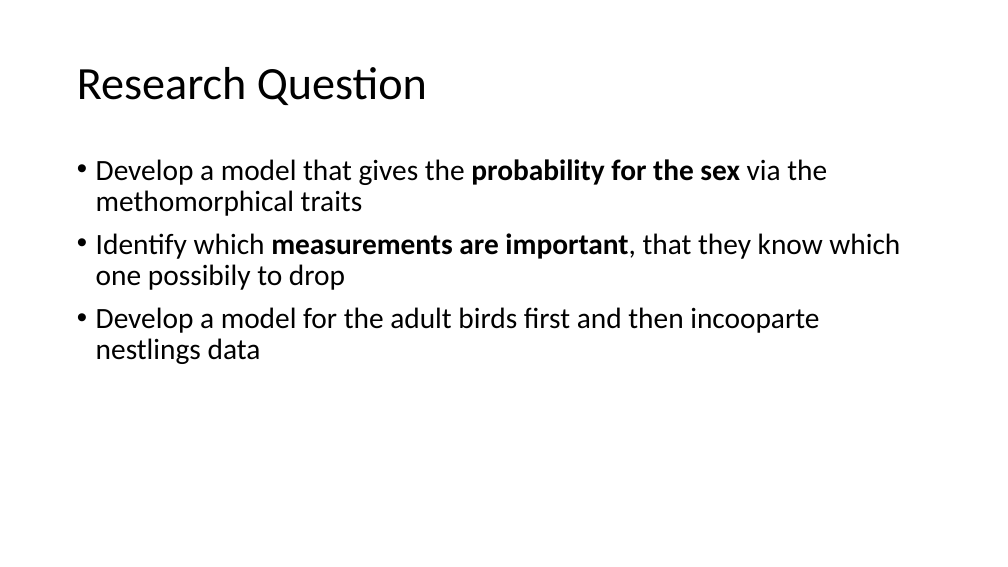
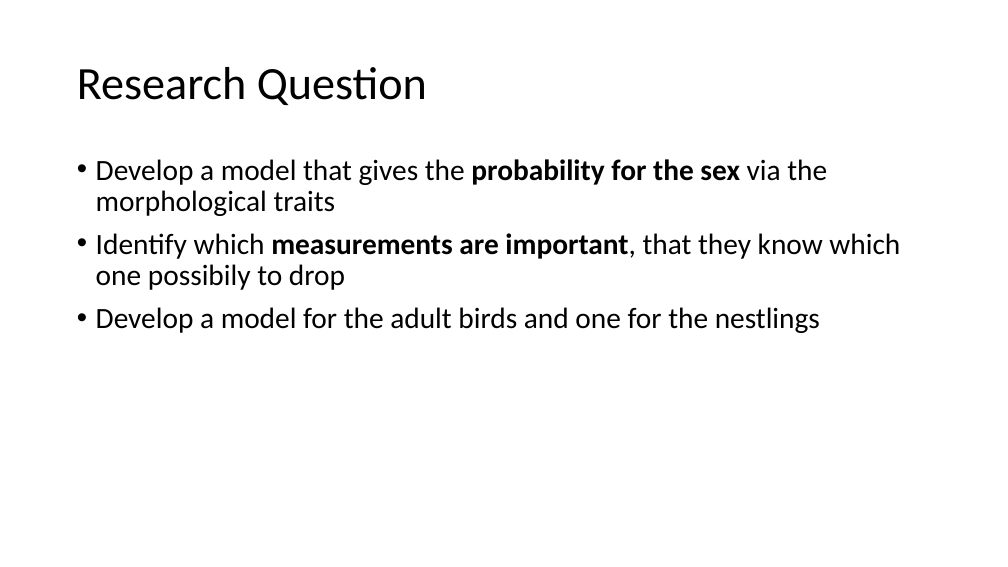
Before and after one commit to AlderCoder/Snow-finches, a slide deck: slide 4 of initial presentation.pptx. Drawn at 1008x567 pixels with LibreOffice and Linux fonts; fonts in the diff are those of the drawing. Boxes give left, top, right and bottom in pixels: in the first picture for what was removed or moved away, otherwise in the second. Text is boxed around its words. In the diff, an @@ line names an element or a change of style, - is before the commit and + after.

```diff
--- a/initial presentation.pptx
+++ b/initial presentation.pptx
@@ text at [96,159,827,216]: text changed @@
-• Develop a model that gives the probability for the sex via the methomorphical traits
+• Develop a model that gives the probability for the sex via the morphological traits
@@ text at [96,307,820,333]: text changed @@
-• Develop a model for the adult birds first and then incooparte nestlings data
+• Develop a model for the adult birds and one for the nestlings
```
Also in this commit, not shown: 4 other slides changed, 5 slides added, 1 other file.
